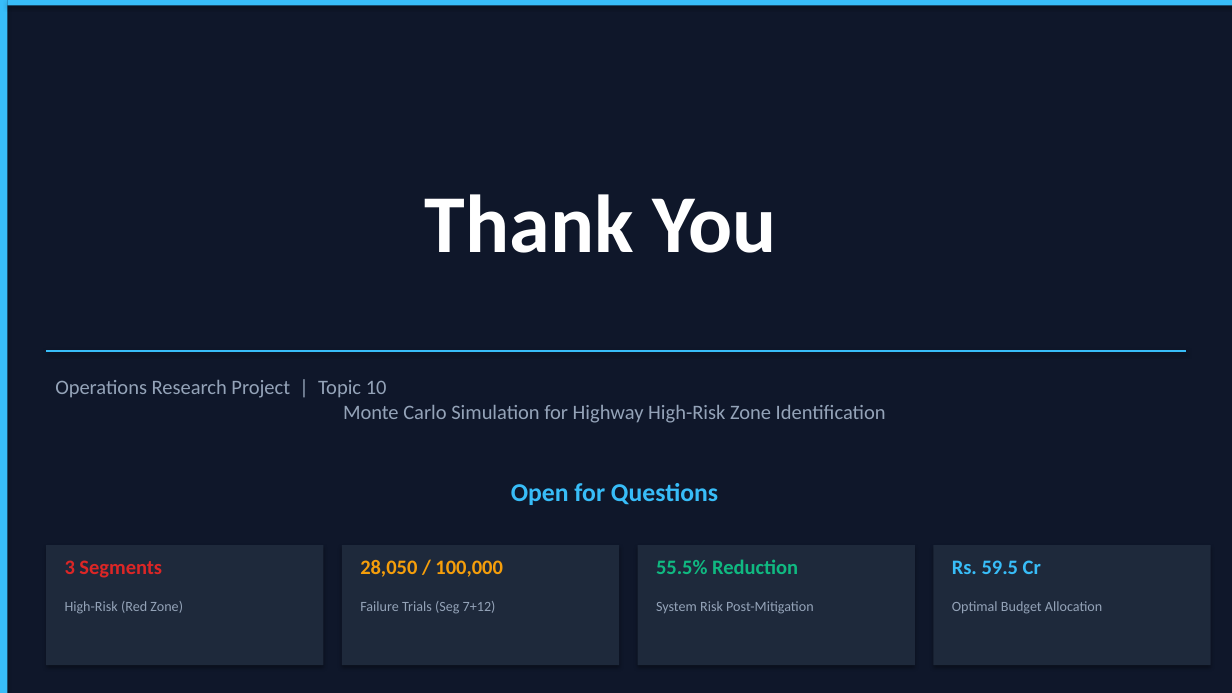
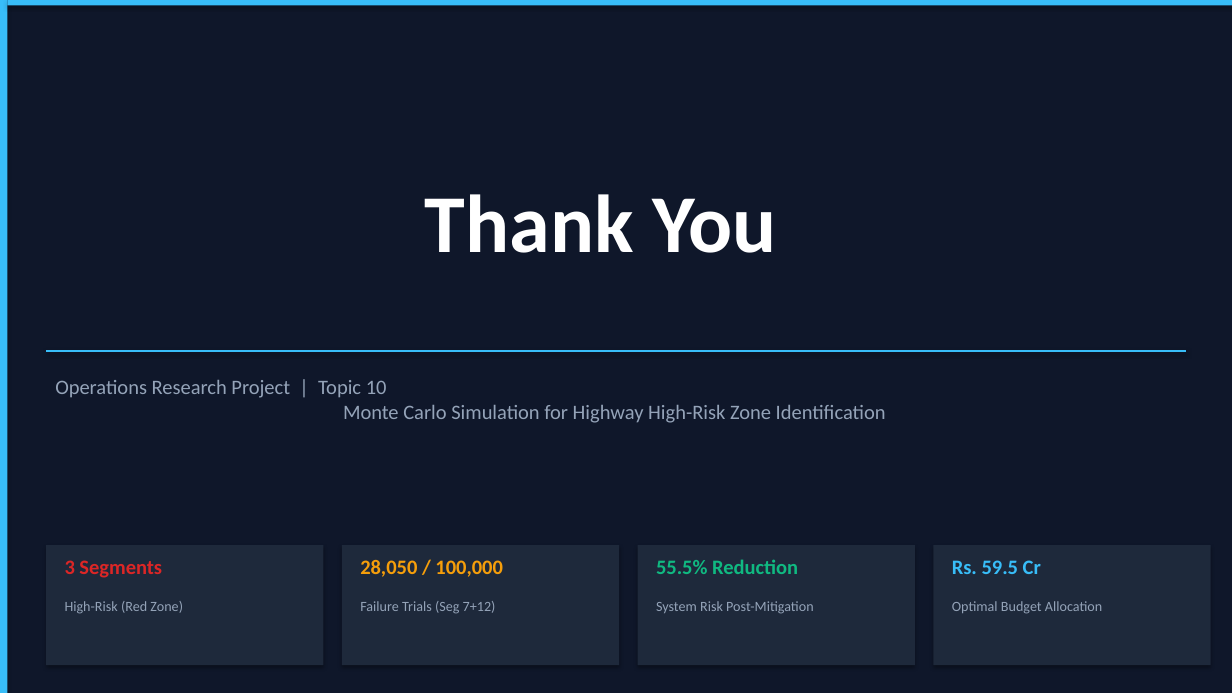
Before and after one commit to agra-ankit/OR, a slide deck: slide 12 of Highway_Risk_Assessment_OR_Project.pptx (slide 13 before the commit). Drawn at 1232x693 pixels with LibreOffice and Linux fonts; fonts in the diff are those of the drawing. Boxes give left, top, right and bottom in pixels: in the first picture for what was removed or moved away, otherwise in the second. Text is boxed around its words. In the diff, an @@ line names an element or a change of style, - is before the commit and + after.

```diff
--- a/Highway_Risk_Assessment_OR_Project.pptx
+++ b/Highway_Risk_Assessment_OR_Project.pptx
@@ text removed at box(511, 483, 718, 505) @@
-Open for Questions
```
Also in this commit, not shown: 5 other slides changed, 1 slide removed, 4 other files.
